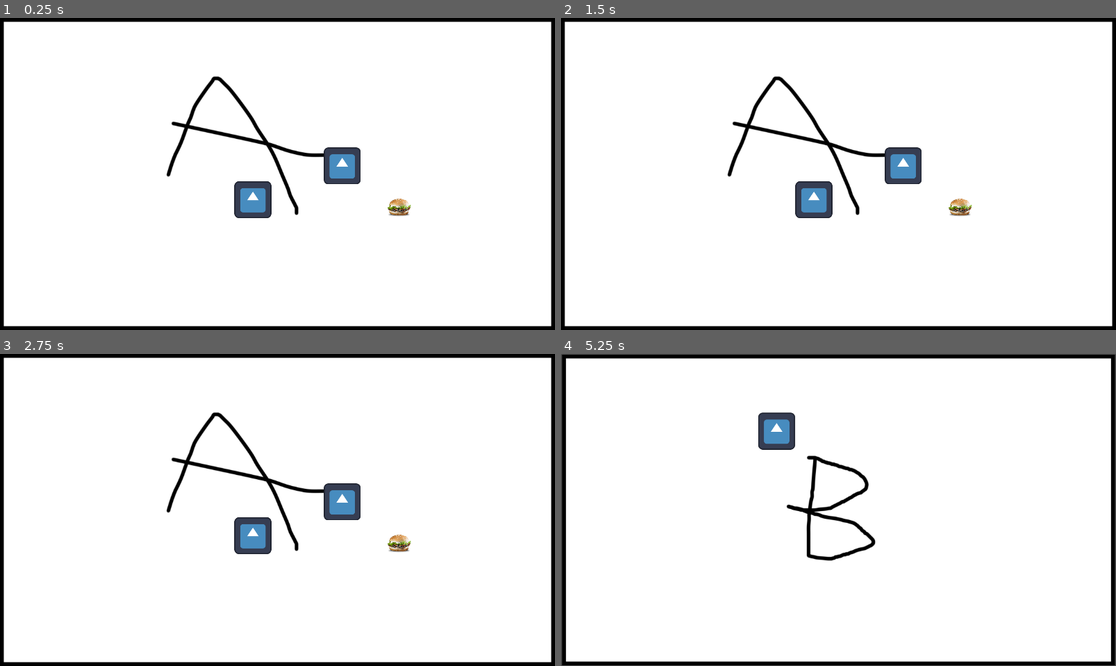
Above: before the commit, frames 1-4 (two rows, left to right).
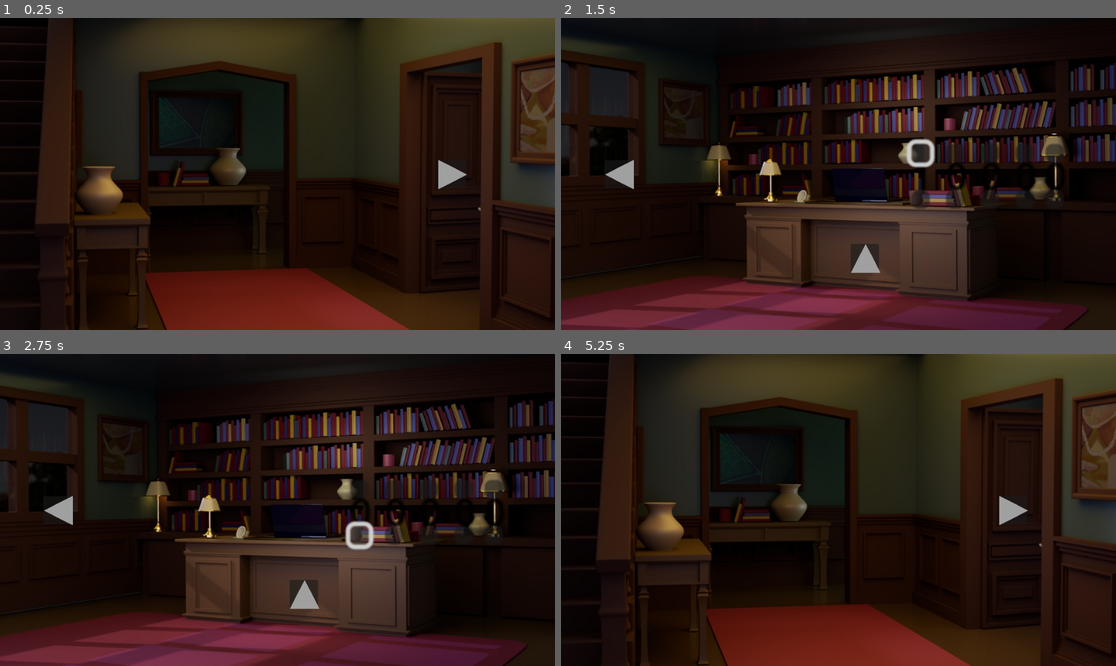
Above: after the commit, the same moments.

Repository: CianHo/IAT312-Project-2
Game: Godot game, scene res://main.tscn
Same seed, same stepped clock (60 frames per second), same inputs: the game is played once before the commit and once after it. The engine's default icon, where the game draws it, is replaced by a stand-in: a white triangle on a blue panel in a dark square.
Inputs (mouse positions are in pixels of both pictures, inside the frame that each line leads up to):
- Up to frame 1 (0.25 s): no input
- Up to frame 2 (1.5 s): click (1010, 174) at 0.52 s; click (921, 152) at 1.27 s
- Up to frame 3 (2.75 s): click (360, 534) at 2.02 s
- Up to frame 4 (5.25 s): click (866, 594) at 2.77 s; click (838, 616) at 3.52 s; click (616, 510) at 4.27 s; tap Enter at 5 s; move the mouse to (905, 500) at 5.02 s; hold Right (right) from 5.03 s (still down); click (905, 500) at 5.1 s

The runs differ from the first frame. In frame 1, 98% of the frame differs, in the area x 0-100%, y 0-100%; in frame 2, 98%; in frame 3, 98%; in frame 4, 99%.

Commit message:
Add files via upload

Diff:
--- a/iat312-project-2/book.gd
+++ b/iat312-project-2/book.gd
@@ -1,6 +1,7 @@
 extends "res://grabbable_base.gd"
 
 @export var homePos : Vector2
+@export var num : int
 var nooks
 var needsResetting
 var currNook
@@ -17,12 +18,13 @@
 		for i in nooks.size():
 			if grabbed == false && self.overlaps_area(nooks[i]) && nooks[i].filled == false:
 				homePos = nooks[i].get_global_position()
-				nooks[i].fill()
 				if needsResetting == false:
 					needsResetting = true
 					currNook = nooks[i]
+					nooks[i].fill()
 				elif needsResetting == true:
 					currNook.empty()
 					currNook = nooks[i]
+					nooks[i].fill()
 		if grabbed == false && self.get_global_position().distance_to(homePos) != 0:
 			self.set_global_position(homePos)
--- a/iat312-project-2/book.tscn
+++ b/iat312-project-2/book.tscn
@@ -6,3 +6,4 @@
 [node name="Book" instance=ExtResource("1_y0hms")]
 script = ExtResource("2_fijbg")
 homePos = Vector2(0, 0)
+num = 0
--- /dev/null
+++ b/iat312-project-2/button_from_desk.gd
@@ -0,0 +1,9 @@
+extends Button
+var camera
+
+func _ready():
+	camera = get_node("/root/Main/Camera2D")
+
+func travel():
+	camera.set_global_position(Vector2(6000,0))
+	camera.toggleMove()
--- /dev/null
+++ b/iat312-project-2/button_to_desk.gd
@@ -0,0 +1,9 @@
+extends Button
+var camera
+
+func _ready():
+	camera = get_node("/root/Main/Camera2D")
+
+func travel():
+	camera.set_global_position(Vector2(6000,0))
+	camera.toggleMove()
--- /dev/null
+++ b/iat312-project-2/button_to_hall.gd
@@ -0,0 +1,8 @@
+extends Button
+var camera
+
+func _ready():
+	camera = get_node("/root/Main/Camera2D")
+
+func travel():
+	camera.set_global_position(Vector2(0,0))
--- /dev/null
+++ b/iat312-project-2/button_to_office.gd
@@ -0,0 +1,8 @@
+extends Button
+var camera
+
+func _ready():
+	camera = get_node("/root/Main/Camera2D")
+
+func travel():
+	camera.set_global_position(Vector2(2500,0))
--- a/iat312-project-2/camera.gd
+++ b/iat312-project-2/camera.gd
@@ -18,7 +18,7 @@
 	canUp=true
 	canDown=true
 	limit = get_node("/root/Main/limits")
-	goodPos = [Vector2(0,0),Vector2(2500,0),Vector2(5000,0),Vector2(0,1500)]
+	goodPos = [Vector2(0,0),Vector2(2500,0)]
 
 func _process(delta):
 	#checkLimits()
--- /dev/null
+++ b/iat312-project-2/highlighter.gd
@@ -0,0 +1,22 @@
+extends Area2D
+
+var grey
+var moused
+
+func _ready():
+	grey = find_child("ColorRect")
+	grey.visible = false
+	moused = false
+
+func _process(delta):
+	if moused == true:
+		if Input.is_action_just_pressed("click"):
+			pass
+
+func showGrey():
+	grey.visible = true
+	moused = true
+
+func hideGrey():
+	grey.visible = false
+	moused = false
--- /dev/null
+++ b/iat312-project-2/main.gd
@@ -0,0 +1,21 @@
+extends Node2D
+
+var nooks
+var books
+var correctBooks
+
+func _ready():
+	nooks = get_node("/root/Main/AnimatedSprite2D4/Node").get_children()
+	books = get_node("/root/Main/Books").get_children()
+	correctBooks = 0
+
+func bookshelfSolve():
+	if nooks.size() == books.size():
+		print("solving")
+		for i in books.size():
+			if books[i].currNook != null && books[i].currNook.answer == books[i].num:
+				correctBooks += 1
+		if correctBooks == books.size():
+			print("huzzah")
+		elif correctBooks != books.size():
+			correctBooks = 0
--- a/iat312-project-2/main.tscn
+++ b/iat312-project-2/main.tscn
@@ -1,19 +1,25 @@
-[gd_scene load_steps=23 format=3 uid="uid://bfvk8xw6bvw3"]
-
-[ext_resource type="Texture2D" uid="uid://bwni7admfc2uh" path="res://testBackgroundA.png" id="1_0xm2m"]
+[gd_scene load_steps=29 format=3 uid="uid://bfvk8xw6bvw3"]
+
 [ext_resource type="Script" uid="uid://dw0nibepmtod7" path="res://camera.gd" id="1_h2yge"]
-[ext_resource type="Texture2D" uid="uid://bvr3tlkxtpb0g" path="res://testBackgroundB.png" id="2_h2yge"]
-[ext_resource type="Texture2D" uid="uid://b12qmaql8sytt" path="res://testBackgroundC.png" id="4_1bvp3"]
+[ext_resource type="Script" uid="uid://bieemgjnkw10f" path="res://main.gd" id="1_vivmo"]
+[ext_resource type="Texture2D" uid="uid://c0ahsbexyeoub" path="res://Hallway.png" id="3_2cqfq"]
+[ext_resource type="Texture2D" uid="uid://4xjsx0wxacmt" path="res://office.png" id="4_2cqfq"]
 [ext_resource type="Texture2D" uid="uid://bv3cud5pcl264" path="res://testBackgroundD.png" id="5_7mycd"]
-[ext_resource type="Texture2D" uid="uid://dehyykeclqxes" path="res://testBackgroundE.png" id="6_272bh"]
+[ext_resource type="Texture2D" uid="uid://bfbiipwk370p1" path="res://desk.png" id="5_074og"]
+[ext_resource type="Script" uid="uid://ca4xrckivabck" path="res://highlighter.gd" id="6_cegan"]
 [ext_resource type="PackedScene" uid="uid://dqjeitrqa4ipg" path="res://nook.tscn" id="6_w48qg"]
-[ext_resource type="Texture2D" uid="uid://b6vbdvhn80fhu" path="res://book.png" id="7_4c57u"]
 [ext_resource type="PackedScene" uid="uid://ccmfxp7dtc0vm" path="res://sampleObject.tscn" id="7_272bh"]
 [ext_resource type="PackedScene" uid="uid://de3eh5tby5jf7" path="res://sample_object_2.tscn" id="8_5vw27"]
 [ext_resource type="Script" uid="uid://4ukvxdgbyyjm" path="res://inventory_slot.gd" id="8_efxa6"]
+[ext_resource type="Texture2D" uid="uid://bxjgmfcffg87p" path="res://inventory.png" id="8_vivmo"]
 [ext_resource type="PackedScene" uid="uid://c3x7sokau8bta" path="res://sample_object_3.tscn" id="9_kek77"]
 [ext_resource type="PackedScene" uid="uid://c071wij4lyxvo" path="res://sample_collectable.tscn" id="12_dg77c"]
 [ext_resource type="PackedScene" uid="uid://c51n80b1r5rqp" path="res://book.tscn" id="13_ycdy4"]
+[ext_resource type="PackedScene" uid="uid://cgarnrnaxdx3h" path="res://number_lock.tscn" id="16_2cqfq"]
+[ext_resource type="Script" uid="uid://dncnox310pmn1" path="res://button_to_office.gd" id="16_074og"]
+[ext_resource type="Texture2D" uid="uid://b0lc03p70arbx" path="res://arrow.png" id="16_yaehf"]
+[ext_resource type="Script" uid="uid://bms4t1x4b7gnp" path="res://button_to_desk.gd" id="18_074og"]
+[ext_resource type="Script" uid="uid://da0ptbbur2dlu" path="res://button_to_hall.gd" id="20_82xsv"]
 
 [sub_resource type="RectangleShape2D" id="RectangleShape2D_7mycd"]
 size = Vector2(1152, 648)
@@ -22,7 +28,7 @@
 animations = [{
 "frames": [{
 "duration": 1.0,
-"texture": ExtResource("1_0xm2m")
+"texture": ExtResource("3_2cqfq")
 }],
 "loop": true,
 "name": &"default",
@@ -33,7 +39,7 @@
 animations = [{
 "frames": [{
 "duration": 1.0,
-"texture": ExtResource("2_h2yge")
+"texture": ExtResource("4_2cqfq")
 }],
 "loop": true,
 "name": &"default",
@@ -44,10 +50,25 @@
 animations = [{
 "frames": [{
 "duration": 1.0,
-"texture": ExtResource("4_1bvp3")
-}],
-"loop": true,
-"name": &"default",
+"texture": ExtResource("5_074og")
+}],
+"loop": true,
+"name": &"default",
+"speed": 5.0
+}, {
+"frames": [],
+"loop": true,
+"name": &"lightBox",
+"speed": 5.0
+}, {
+"frames": [],
+"loop": true,
+"name": &"lightCup",
+"speed": 5.0
+}, {
+"frames": [],
+"loop": true,
+"name": &"lightPC",
 "speed": 5.0
 }]
 
@@ -66,7 +87,7 @@
 animations = [{
 "frames": [{
 "duration": 1.0,
-"texture": ExtResource("6_272bh")
+"texture": ExtResource("8_vivmo")
 }],
 "loop": true,
 "name": &"default",
@@ -80,6 +101,7 @@
 font_color = Color(0, 0, 0, 1)
 
 [node name="Main" type="Node2D"]
+script = ExtResource("1_vivmo")
 
 [node name="Camera2D" type="Camera2D" parent="."]
 position = Vector2(-5000, 0)
@@ -90,19 +112,29 @@
 [node name="CollisionShape2D" type="CollisionShape2D" parent="Camera2D/Area2D"]
 shape = SubResource("RectangleShape2D_7mycd")
 
-[node name="AnimatedSprite2D" type="AnimatedSprite2D" parent="."]
-scale = Vector2(1.667, 1.667)
+[node name="Hallway" type="AnimatedSprite2D" parent="."]
 sprite_frames = SubResource("SpriteFrames_1bvp3")
 
-[node name="AnimatedSprite2D2" type="AnimatedSprite2D" parent="."]
+[node name="Office" type="AnimatedSprite2D" parent="."]
 position = Vector2(2500, 0)
-scale = Vector2(1.66, 1.66)
 sprite_frames = SubResource("SpriteFrames_lquwl")
 
-[node name="AnimatedSprite2D3" type="AnimatedSprite2D" parent="."]
-position = Vector2(5000, 0)
-scale = Vector2(1.667, 1.667)
+[node name="Desk" type="AnimatedSprite2D" parent="."]
+position = Vector2(6000, 0)
 sprite_frames = SubResource("SpriteFrames_7mycd")
+
+[node name="Area2D" type="Area2D" parent="Desk"]
+script = ExtResource("6_cegan")
+
+[node name="CollisionPolygon2D" type="CollisionPolygon2D" parent="Desk/Area2D"]
+polygon = PackedVector2Array(-292, -77, -316, 26, -62, 24, -63, -76, -62, -200, -308, -201)
+
+[node name="ColorRect" type="ColorRect" parent="Desk/Area2D"]
+offset_left = -307.0
+offset_top = -201.0
+offset_right = -62.0
+offset_bottom = 25.0
+color = Color(0.666569, 0.666569, 0.666569, 0.513726)
 
 [node name="AnimatedSprite2D4" type="AnimatedSprite2D" parent="."]
 position = Vector2(0, 1500)
@@ -112,89 +144,93 @@
 [node name="Node" type="Node" parent="AnimatedSprite2D4"]
 
 [node name="Nook" parent="AnimatedSprite2D4/Node" instance=ExtResource("6_w48qg")]
-position = Vector2(-177, 1269)
+position = Vector2(-597, 1377)
 
 [node name="Nook2" parent="AnimatedSprite2D4/Node" instance=ExtResource("6_w48qg")]
-position = Vector2(-216, 1881)
+position = Vector2(-413, 1381)
+answer = 1
+
+[node name="Nook3" parent="AnimatedSprite2D4/Node" instance=ExtResource("6_w48qg")]
+position = Vector2(-219, 1383)
+answer = 2
+
+[node name="Nook4" parent="AnimatedSprite2D4/Node" instance=ExtResource("6_w48qg")]
+position = Vector2(-55, 1388)
+answer = 3
+
+[node name="Nook5" parent="AnimatedSprite2D4/Node" instance=ExtResource("6_w48qg")]
+position = Vector2(177, 1400)
+answer = 4
 
 [node name="AnimatedSprite2D5" type="AnimatedSprite2D" parent="."]
-position = Vector2(-5067, -5067)
-scale = Vector2(1.667, 1.667)
+position = Vector2(-5067, -5049)
+scale = Vector2(1.0022, 0.58444)
 sprite_frames = SubResource("SpriteFrames_kek77")
 
 [node name="Inventory" type="Sprite2D" parent="AnimatedSprite2D5"]
 scale = Vector2(0.519093, 0.519093)
-texture = ExtResource("7_4c57u")
 
 [node name="Slot1" type="Area2D" parent="AnimatedSprite2D5/Inventory"]
-position = Vector2(-416.027, -350.156)
+position = Vector2(-655.243, -485.365)
 script = ExtResource("8_efxa6")
 
 [node name="CollisionShape2D" type="CollisionShape2D" parent="AnimatedSprite2D5/Inventory/Slot1"]
-scale = Vector2(1, 1)
 shape = SubResource("RectangleShape2D_4c57u")
 
 [node name="Slot2" type="Area2D" parent="AnimatedSprite2D5/Inventory"]
-position = Vector2(-176.812, -350.156)
+position = Vector2(-284.285, -485.365)
 script = ExtResource("8_efxa6")
 
 [node name="CollisionShape2D" type="CollisionShape2D" parent="AnimatedSprite2D5/Inventory/Slot2"]
-scale = Vector2(1, 1)
 shape = SubResource("RectangleShape2D_4c57u")
 
 [node name="Slot3" type="Area2D" parent="AnimatedSprite2D5/Inventory"]
-position = Vector2(-416.027, -154.661)
+position = Vector2(-655.243, -220.725)
 script = ExtResource("8_efxa6")
 
 [node name="CollisionShape2D" type="CollisionShape2D" parent="AnimatedSprite2D5/Inventory/Slot3"]
-scale = Vector2(1, 1)
 shape = SubResource("RectangleShape2D_4c57u")
 
 [node name="Slot4" type="Area2D" parent="AnimatedSprite2D5/Inventory"]
-position = Vector2(-176.812, -154.661)
+position = Vector2(-284.285, -220.725)
 script = ExtResource("8_efxa6")
 
 [node name="CollisionShape2D" type="CollisionShape2D" parent="AnimatedSprite2D5/Inventory/Slot4"]
-scale = Vector2(1, 1)
 shape = SubResource("RectangleShape2D_4c57u")
 
 [node name="Slot5" type="Area2D" parent="AnimatedSprite2D5/Inventory"]
-position = Vector2(-416.027, 36.9802)
+position = Vector2(-655.243, 82.0498)
 script = ExtResource("8_efxa6")
 
 [node name="CollisionShape2D" type="CollisionShape2D" parent="AnimatedSprite2D5/Inventory/Slot5"]
-scale = Vector2(1, 1)
 shape = SubResource("RectangleShape2D_4c57u")
 
 [node name="Slot6" type="Area2D" parent="AnimatedSprite2D5/Inventory"]
-position = Vector2(-176.812, 36.9802)
+position = Vector2(-284.285, 82.0498)
 script = ExtResource("8_efxa6")
 
 [node name="CollisionShape2D" type="CollisionShape2D" parent="AnimatedSprite2D5/Inventory/Slot6"]
-scale = Vector2(1, 1)
 shape = SubResource("RectangleShape2D_4c57u")
 
 [node name="Slot7" type="Area2D" parent="AnimatedSprite2D5/Inventory"]
-position = Vector2(-416.027, 232.475)
+position = Vector2(-655.243, 370.958)
 script = ExtResource("8_efxa6")
 
 [node name="CollisionShape2D" type="CollisionShape2D" parent="AnimatedSprite2D5/Inventory/Slot7"]
-scale = Vector2(1, 1)
 shape = SubResource("RectangleShape2D_4c57u")
 
 [node name="Slot8" type="Area2D" parent="AnimatedSprite2D5/Inventory"]
-position = Vector2(-176.812, 232.475)
+position = Vector2(-284.285, 370.958)
 script = ExtResource("8_efxa6")
 
 [node name="CollisionShape2D" type="CollisionShape2D" parent="AnimatedSprite2D5/Inventory/Slot8"]
-scale = Vector2(1, 1)
 shape = SubResource("RectangleShape2D_4c57u")
 
 [node name="Label" type="Label" parent="AnimatedSprite2D5"]
-offset_left = 22.0
-offset_top = -214.0
-offset_right = 268.0
-offset_bottom = 159.0
+offset_left = 42.0
+offset_top = -104.0
+offset_right = 406.0
+offset_bottom = 149.0
 label_settings = SubResource("LabelSettings_dg77c")
 
 [node name="limits" type="Area2D" parent="."]
@@ -205,17 +241,106 @@
 polygon = PackedVector2Array(-1266, 1641, -1246, -900, 4053, -811, 3826, 597, 2881, 912, 2300, 1631)
 
 [node name="Node2D" parent="." instance=ExtResource("7_272bh")]
-position = Vector2(224, -28)
+position = Vector2(-917, -713)
 
 [node name="Node2D2" parent="." instance=ExtResource("8_5vw27")]
-position = Vector2(-85, 89)
+position = Vector2(-1169, -822)
 
 [node name="Node2D3" parent="." instance=ExtResource("9_kek77")]
-position = Vector2(2286, -273)
+position = Vector2(-526, -1038)
 
 [node name="Collectable" parent="." instance=ExtResource("12_dg77c")]
-position = Vector2(418, 115)
-
-[node name="Node2D4" parent="." instance=ExtResource("13_ycdy4")]
-position = Vector2(426, 1565)
-homePos = Vector2(426, 1565)
+position = Vector2(-580, -574)
+
+[node name="Books" type="Node" parent="."]
+
+[node name="Node2D4" parent="Books" instance=ExtResource("13_ycdy4")]
+position = Vector2(-595, 1598)
+homePos = Vector2(-595, 1598)
+
+[node name="Node2D5" parent="Books" instance=ExtResource("13_ycdy4")]
+position = Vector2(-414, 1603)
+homePos = Vector2(-414, 1603)
+num = 1
+
+[node name="Node2D6" parent="Books" instance=ExtResource("13_ycdy4")]
+position = Vector2(-224, 1615)
+homePos = Vector2(-224, 1615)
+num = 2
+
+[node name="Node2D7" parent="Books" instance=ExtResource("13_ycdy4")]
+position = Vector2(-43, 1600)
+homePos = Vector2(-43, 1600)
+num = 3
+
+[node name="Node2D8" parent="Books" instance=ExtResource("13_ycdy4")]
+position = Vector2(177, 1589)
+homePos = Vector2(177, 1589)
+num = 4
+
+[node name="numberLock" parent="." instance=ExtResource("16_2cqfq")]
+position = Vector2(2738, 4)
+scale = Vector2(4, 4)
+
+[node name="Button to Office" type="Button" parent="."]
+offset_left = 277.0
+offset_top = -24.0
+offset_right = 326.0
+offset_bottom = 25.0
+script = ExtResource("16_074og")
+
+[node name="Sprite2D" type="Sprite2D" parent="Button to Office"]
+position = Vector2(26, 25)
+rotation = 1.5708
+scale = Vector2(0.085, 0.085)
+texture = ExtResource("16_yaehf")
+
+[node name="Button to Desk" type="Button" parent="."]
+offset_left = 2521.0
+offset_top = 121.0
+offset_right = 2570.0
+offset_bottom = 170.0
+script = ExtResource("18_074og")
+
+[node name="Sprite2D" type="Sprite2D" parent="Button to Desk"]
+position = Vector2(26, 25)
+scale = Vector2(0.085, 0.085)
+texture = ExtResource("16_yaehf")
+
+[node name="Button From Desk" type="Button" parent="."]
+offset_left = 5979.0
+offset_top = 157.0
+offset_right = 6028.0
+offset_bottom = 206.0
+script = ExtResource("16_074og")
+
+[node name="Sprite2D" type="Sprite2D" parent="Button From Desk"]
+position = Vector2(26, 25)
+rotation = 3.14159
+scale = Vector2(0.085, 0.085)
+texture = ExtResource("16_yaehf")
+
+[node name="Button to Hall" type="Button" parent="."]
+offset_left = 2095.0
+offset_top = -24.0
+offset_right = 2144.0
+offset_bottom = 25.0
+script = ExtResource("20_82xsv")
+
+[node name="Sprite2D" type="Sprite2D" parent="Button to Hall"]
+position = Vector2(26, 25)
+rotation = 4.71239
+scale = Vector2(0.085, 0.085)
+texture = ExtResource("16_yaehf")
+
+[connection signal="mouse_entered" from="Desk/Area2D" to="Desk/Area2D" method="showGrey"]
+[connection signal="mouse_exited" from="Desk/Area2D" to="Desk/Area2D" method="hideGrey"]
+[connection signal="check" from="AnimatedSprite2D4/Node/Nook" to="." method="bookshelfSolve"]
+[connection signal="check" from="AnimatedSprite2D4/Node/Nook2" to="." method="bookshelfSolve"]
+[connection signal="check" from="AnimatedSprite2D4/Node/Nook3" to="." method="bookshelfSolve"]
+[connection signal="check" from="AnimatedSprite2D4/Node/Nook4" to="." method="bookshelfSolve"]
+[connection signal="check" from="AnimatedSprite2D4/Node/Nook5" to="." method="bookshelfSolve"]
+[connection signal="pressed" from="Button to Office" to="Button to Office" method="travel"]
+[connection signal="pressed" from="Button to Desk" to="Button to Desk" method="travel"]
+[connection signal="pressed" from="Button From Desk" to="Button From Desk" method="travel"]
+[connection signal="pressed" from="Button to Hall" to="Button to Hall" method="travel"]
--- /dev/null
+++ b/iat312-project-2/new_label_settings.tres
@@ -0,0 +1,4 @@
+[gd_resource type="LabelSettings" format=3 uid="uid://cyq4wx3qqk3ea"]
+
+[resource]
+font_color = Color(0, 0, 0, 1)
--- a/iat312-project-2/nook.gd
+++ b/iat312-project-2/nook.gd
@@ -1,6 +1,7 @@
 extends Area2D
 
 var filled
+@export var answer : int
 
 signal check
 
--- a/iat312-project-2/nook.tscn
+++ b/iat312-project-2/nook.tscn
@@ -3,7 +3,7 @@
 [ext_resource type="Script" uid="uid://pgwb635qwdah" path="res://nook.gd" id="1_flp0e"]
 
 [sub_resource type="RectangleShape2D" id="RectangleShape2D_flp0e"]
-size = Vector2(20, 65)
+size = Vector2(78, 65)
 
 [node name="Nook" type="Area2D"]
 script = ExtResource("1_flp0e")
--- /dev/null
+++ b/iat312-project-2/number_lock.gd
@@ -0,0 +1,86 @@
+extends Sprite2D
+
+var first
+var second
+var third
+var fourth
+var fifth
+
+func _ready():
+	first = 0
+	second = 0
+	third = 0
+	fourth = 0
+	fifth = 0
+
+func incFirst():
+	if first<=8:
+		first+=1
+	elif first >=9:
+		first = 0
+	find_child("Label").set_text(str(first))
+	print("changing first")
+
+func decFirst():
+	if first>=1:
+		first-=1
+	elif first <=0:
+		first = 9
+	find_child("Label").set_text(str(first))
+
+
+func incSecond():
+	if second<=8:
+		second+=1
+	elif second >=9:
+		second = 0
+	find_child("Label2").set_text(str(second))
+
+func decSecond():
+	if second>=1:
+		second-=1
+	elif second <=0:
+		second = 9
+	find_child("Label2").set_text(str(second))
+
+func incThird():
+	if third<=8:
+		third+=1
+	elif third >=9:
+		third = 0
+	find_child("Label3").set_text(str(third))
+
+func decThird():
+	if third>=1:
+		third-=1
+	elif third <=0:
+		third = 9
+	find_child("Label3").set_text(str(third))
+
+func incFourth():
+	if fourth<=8:
+		fourth+=1
+	elif fourth >=9:
+		fourth = 0
+	find_child("Label4").set_text(str(fourth))
+
+func decFourth():
+	if fourth>=1:
+		fourth-=1
+	elif fourth <=0:
+		fourth = 9
+	find_child("Label4").set_text(str(fourth))
+
+func incFifth():
+	if fifth<=8:
+		fifth+=1
+	elif fifth >=9:
+		fifth = 0
+	find_child("Label5").set_text(str(fifth))
+
+func decFifth():
+	if fifth>=1:
+		fifth-=1
+	elif fifth <=0:
+		fifth = 9
+	find_child("Label5").set_text(str(fifth))
--- /dev/null
+++ b/iat312-project-2/number_lock.tscn
@@ -0,0 +1,115 @@
+[gd_scene load_steps=3 format=3 uid="uid://cgarnrnaxdx3h"]
+
+[ext_resource type="Script" uid="uid://ivhkqkvfrkau" path="res://number_lock.gd" id="1_g0w81"]
+[ext_resource type="LabelSettings" uid="uid://cyq4wx3qqk3ea" path="res://new_label_settings.tres" id="2_xjiua"]
+
+[node name="numberLock" type="Sprite2D"]
+script = ExtResource("1_g0w81")
+
+[node name="Label" type="Label" parent="."]
+offset_left = -28.0
+offset_top = -12.0
+offset_right = -18.0
+offset_bottom = 11.0
+text = "0"
+label_settings = ExtResource("2_xjiua")
+metadata/_edit_use_anchors_ = true
+
+[node name="increase" type="Button" parent="Label"]
+layout_mode = 0
+offset_top = -2.0
+offset_right = 8.0
+offset_bottom = 6.0
+
+[node name="decrease" type="Button" parent="Label"]
+layout_mode = 0
+offset_top = 18.0
+offset_right = 8.0
+offset_bottom = 26.0
+
+[node name="Label2" type="Label" parent="."]
+offset_left = -13.0
+offset_top = -12.0
+offset_right = -3.0
+offset_bottom = 11.0
+text = "0"
+label_settings = ExtResource("2_xjiua")
+metadata/_edit_use_anchors_ = true
+
+[node name="increase" type="Button" parent="Label2"]
+offset_top = -2.0
+offset_right = 8.0
+offset_bottom = 6.0
+
+[node name="decrease" type="Button" parent="Label2"]
+offset_top = 18.0
+offset_right = 8.0
+offset_bottom = 26.0
+
+[node name="Label3" type="Label" parent="."]
+offset_left = 2.0
+offset_top = -12.0
+offset_right = 12.0
+offset_bottom = 11.0
+text = "0"
+label_settings = ExtResource("2_xjiua")
+metadata/_edit_use_anchors_ = true
+
+[node name="increase" type="Button" parent="Label3"]
+offset_top = -2.0
+offset_right = 8.0
+offset_bottom = 6.0
+
+[node name="decrease" type="Button" parent="Label3"]
+offset_top = 18.0
+offset_right = 8.0
+offset_bottom = 26.0
+
+[node name="Label4" type="Label" parent="."]
+offset_left = 17.0
+offset_top = -12.0
+offset_right = 27.0
+offset_bottom = 11.0
+text = "0"
+label_settings = ExtResource("2_xjiua")
+metadata/_edit_use_anchors_ = true
+
+[node name="increase" type="Button" parent="Label4"]
+offset_top = -2.0
+offset_right = 8.0
+offset_bottom = 6.0
+
+[node name="decrease" type="Button" parent="Label4"]
+offset_top = 18.0
+offset_right = 8.0
+offset_bottom = 26.0
+
+[node name="Label5" type="Label" parent="."]
+offset_left = 30.0
+offset_top = -12.0
+offset_right = 40.0
+offset_bottom = 11.0
+text = "0"
+label_settings = ExtResource("2_xjiua")
+metadata/_edit_use_anchors_ = true
+
+[node name="increase" type="Button" parent="Label5"]
+offset_top = -2.0
+offset_right = 8.0
+offset_bottom = 6.0
+
+[node name="decrease" type="Button" parent="Label5"]
+offset_top = 18.0
+offset_right = 8.0
+offset_bottom = 26.0
+
+[connection signal="pressed" from="Label/increase" to="." method="incFirst"]
+[connection signal="pressed" from="Label/decrease" to="." method="decFirst"]
+[connection signal="pressed" from="Label2/increase" to="." method="incSecond"]
+[connection signal="pressed" from="Label2/decrease" to="." method="decSecond"]
+[connection signal="pressed" from="Label3/increase" to="." method="incThird"]
+[connection signal="pressed" from="Label3/decrease" to="." method="decThird"]
+[connection signal="pressed" from="Label4/increase" to="." method="incFourth"]
+[connection signal="pressed" from="Label4/decrease" to="." method="decFourth"]
+[connection signal="pressed" from="Label5/increase" to="." method="incFourth"]
+[connection signal="pressed" from="Label5/decrease" to="." method="decFourth"]
--- a/iat312-project-2/project.godot
+++ b/iat312-project-2/project.godot
@@ -17,8 +17,8 @@
 
 [display]
 
-window/size/viewport_width=1920
-window/size/viewport_height=1080
+window/size/viewport_width=960
+window/size/viewport_height=540
 
 [input]
 
Binary file added: iat312-project-2/Hallway.png
Not shown, added: iat312-project-2/Hallway.png.import
Binary file added: iat312-project-2/arrow.png
Not shown, added: iat312-project-2/arrow.png.import
Not shown, added: iat312-project-2/button_from_desk.gd.uid
Not shown, added: iat312-project-2/button_to_desk.gd.uid
Not shown, added: iat312-project-2/button_to_hall.gd.uid
Not shown, added: iat312-project-2/button_to_office.gd.uid
Binary file added: iat312-project-2/desk.png
Not shown, added: iat312-project-2/desk.png.import
Not shown, added: iat312-project-2/highlighter.gd.uid
Binary file added: iat312-project-2/inventory.png
(and 9 more such lines)
